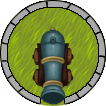
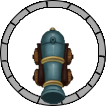
The second 106px x 106px image is a revision of the first. Changes to its layers:
painted on "Camada 14" over [37, 96, 63, 105]
painted on "Camada 10" over [7, 7, 99, 105]
hid "Camada 13" over [0, 0, 106, 106]
